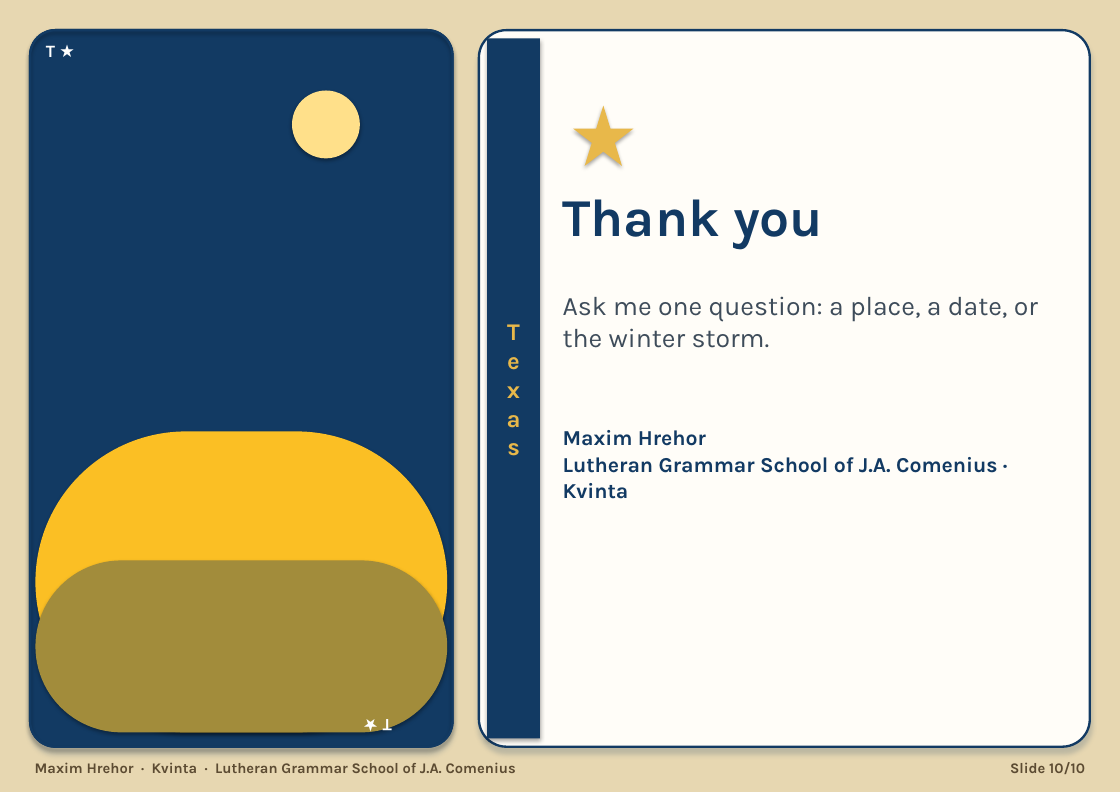
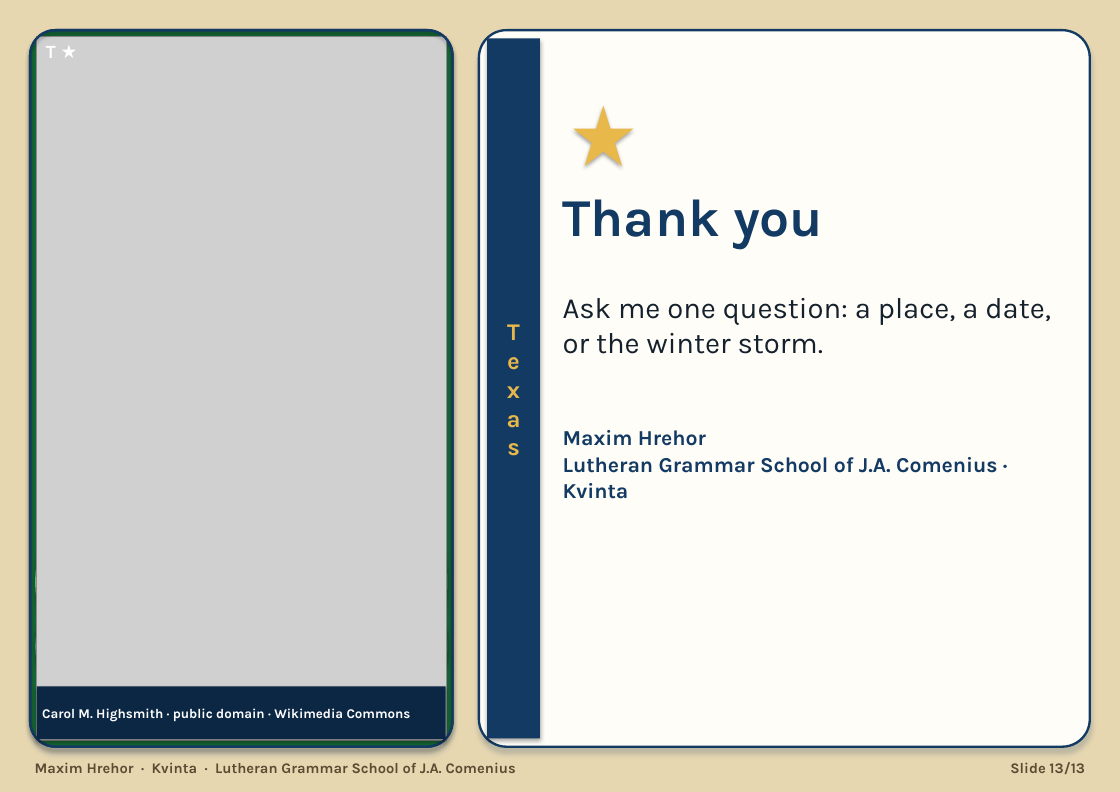
Before and after one commit to HenrichHrehor/Visualia, a slide deck: slide 13 of export/texas-maxim.pptx (slide 10 before the commit). Drawn at 1120x792 pixels with LibreOffice and Linux fonts; fonts in the diff are those of the drawing; grey boxes stand for pictures. Boxes give left, top, right and bottom in pixels: in the first picture for what was removed or moved away, otherwise in the second. Text is boxed around its words. In the diff, an @@ line names an element or a change of style, - is before the commit and + after.

```diff
--- a/export/texas-maxim.pptx
+++ b/export/texas-maxim.pptx
@@ rounded rectangle at bbox=[30, 30, 452, 746]: fill #123A63 to #166534 @@
@@ picture added at bbox=[36, 36, 446, 741] @@
@@ text "T ★" at bbox=[46, 46, 56, 58]: size 13 to 14 pt @@
@@ text "Ask me one question: a ..." at bbox=[563, 298, 1050, 354]: size 20 to 22 pt, text colour #3E4C5A to #14202C @@
@@ rounded rectangle at bbox=[35, 431, 447, 732]: fill #FBBF24 to #86EFAC @@
@@ rounded rectangle at bbox=[35, 560, 447, 733]: fill #A28C3B to #59AA90 @@
@@ rectangle added at bbox=[37, 687, 446, 740], fill #0C2744 @@
@@ text added at bbox=[42, 708, 411, 722], 10 pt, text #FFFFFF, bold @@
+Carol M. Highsmith · public domain · Wikimedia Commons
@@ text removed at bbox=[383, 719, 392, 738] @@
-T ★
@@ text at bbox=[1010, 762, 1085, 774]: text changed @@
-Slide 10/10
+Slide 13/13
```
Also in this commit, not shown: 9 other slides changed, 3 slides added, 18 other files.
